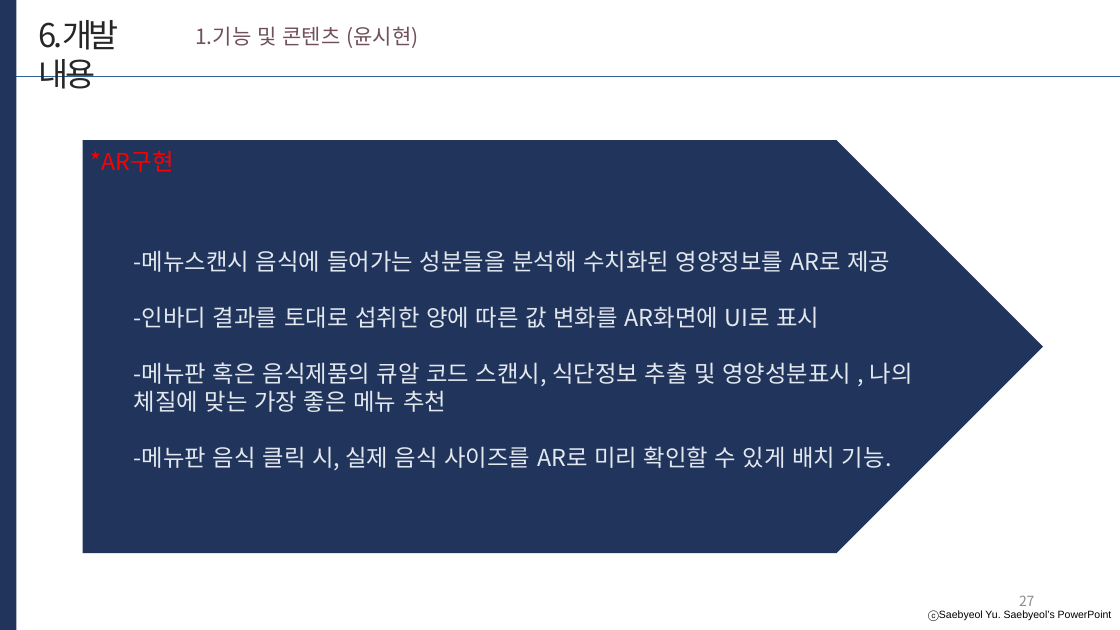
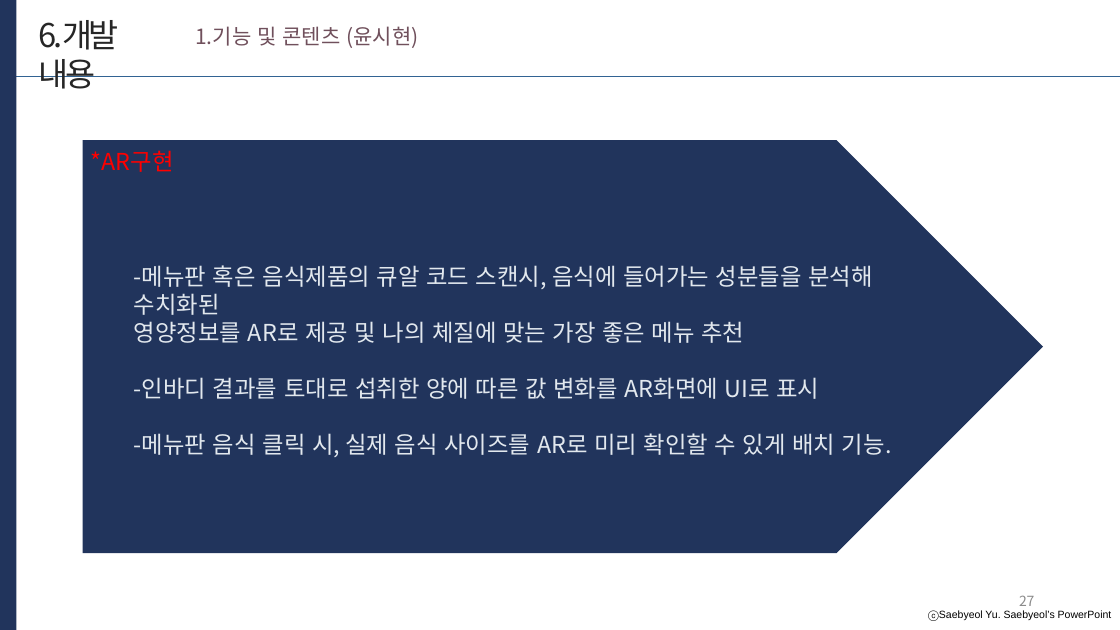
Before and after one commit to developerYHLee/University_Homework, a slide deck: slide 27 of 기말과제.pptx. Drawn at 1120x630 pixels with LibreOffice and Linux fonts; fonts in the diff are those of the drawing. Boxes give left, top, right and bottom in pixels: in the first picture for what was removed or moved away, otherwise in the second. Text is boxed around its words. In the diff, an @@ line names an element or a change of style, - is before the commit and + after.

```diff
--- a/기말과제.pptx
+++ b/기말과제.pptx
@@ text "-메뉴판 혹은 음식제품의 큐알 코드 ...": place and size @@
-text "-메뉴판 혹은 음식제품의 큐알 코드 ..." at bbox=[134, 250, 913, 470]
+text "-메뉴판 혹은 음식제품의 큐알 코드 ..." at bbox=[134, 265, 892, 457]
@@ text at bbox=[134, 265, 872, 343]: text changed @@
--메뉴스캔시 음식에 들어가는 성분들을 분석해 수치화된 영양정보를 AR로 제공
+-메뉴판 혹은 음식제품의 큐알 코드 스캔시, 음식에 들어가는 성분들을 분석해 수치화된
+영양정보를 AR로 제공 및 나의 체질에 맞는 가장 좋은 메뉴 추천
@@ text at bbox=[134, 362, 913, 412]: paragraph removed @@
--메뉴판 혹은 음식제품의 큐알 코드 스캔시, 식단정보 추출 및 영양성분표시 , 나의 체질에 맞는 가장 좋은 메뉴 추천
```
